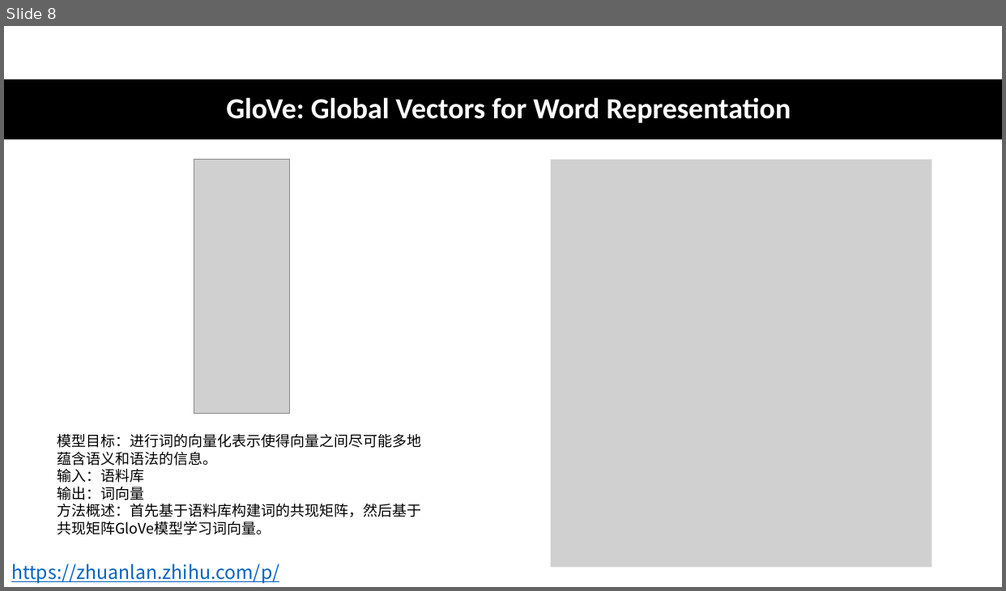
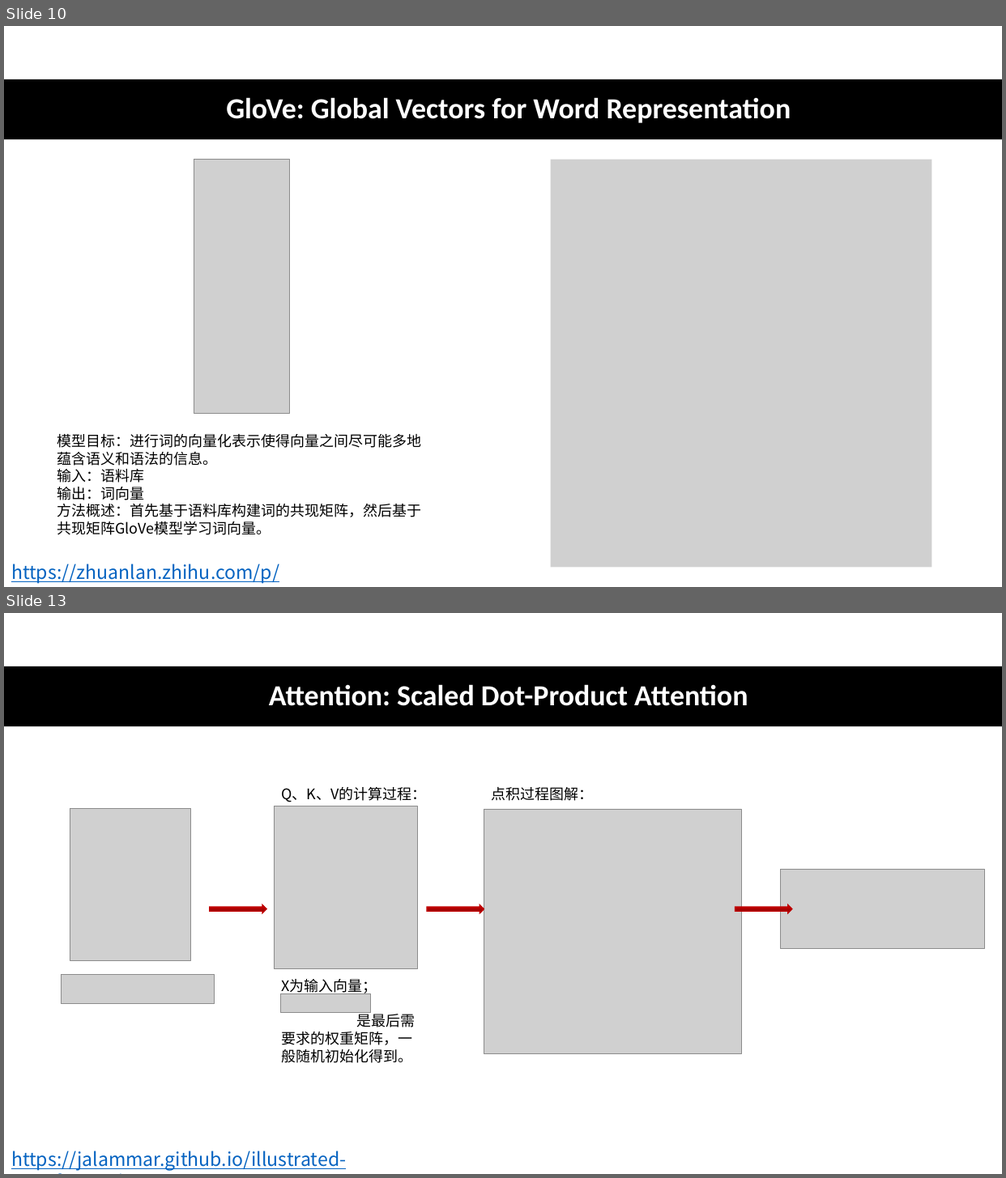
Before and after one commit to CrescentIvy/CPSS, a slide deck: xinwei zhao.pptx. Shown one above the other, each under a label of ours: slide 8 before the commit, slides 10 and 13 after it; the slides between them are not shown. The pictures are 1006x591 and 1006x1178 pixels, drawn with LibreOffice and Linux fonts; fonts in the diff are those of the drawing; grey boxes stand for pictures. Boxes give left, top, right and bottom in pixels: in the first picture for what was removed or moved away, otherwise in the second. Text is boxed around its words. In the diff, an @@ line names an element or a change of style, - is before the commit and + after.

```diff
--- a/xinwei zhao.pptx
+++ b/xinwei zhao.pptx
@@ slide 13 added at box(4, 613, 1002, 1174), background #FFFFFF @@
@@ rectangle added at box(4, 666, 1002, 726), fill #000000 @@
@@ title added at box(269, 684, 748, 706), 28 pt, text #FFFFFF, bold @@
+Attention: Scaled Dot-Product Attention
@@ picture added at box(275, 807, 418, 970) @@
@@ text added at box(281, 787, 426, 1063), 14 pt, text #000000 @@
+Q、K、V的计算过程：
+X为输入向量；
+是最后需要求的权重矩阵，一般随机初始化得到。
@@ text added at box(492, 787, 594, 801), 14 pt, text #000000 @@
+点积过程图解：
@@ picture added at box(70, 808, 190, 961) @@
@@ picture added at box(484, 809, 741, 1054) @@
@@ picture added at box(780, 869, 984, 948) @@
@@ right arrow added at box(210, 905, 266, 914), fill gradient #E30000 to #760303, outline #C00000 1 pt @@
@@ right arrow added at box(427, 905, 484, 914), fill gradient #E30000 to #760303, outline #C00000 1 pt @@
@@ right arrow added at box(735, 905, 792, 914), fill gradient #E30000 to #760303, outline #C00000 1 pt @@
@@ picture added at box(61, 974, 215, 1003) @@
@@ picture added at box(281, 994, 371, 1013) @@
@@ text added at box(11, 1151, 346, 1170), 18 pt, text #0563C1, underline @@
+https://jalammar.github.io/illustrated-transformer/
@@ what was slide 8 is now slide 10 @@
```
Also in this commit, not shown: 12 slides changed, 4 other slides added, 4 slides removed, 1 other file.
